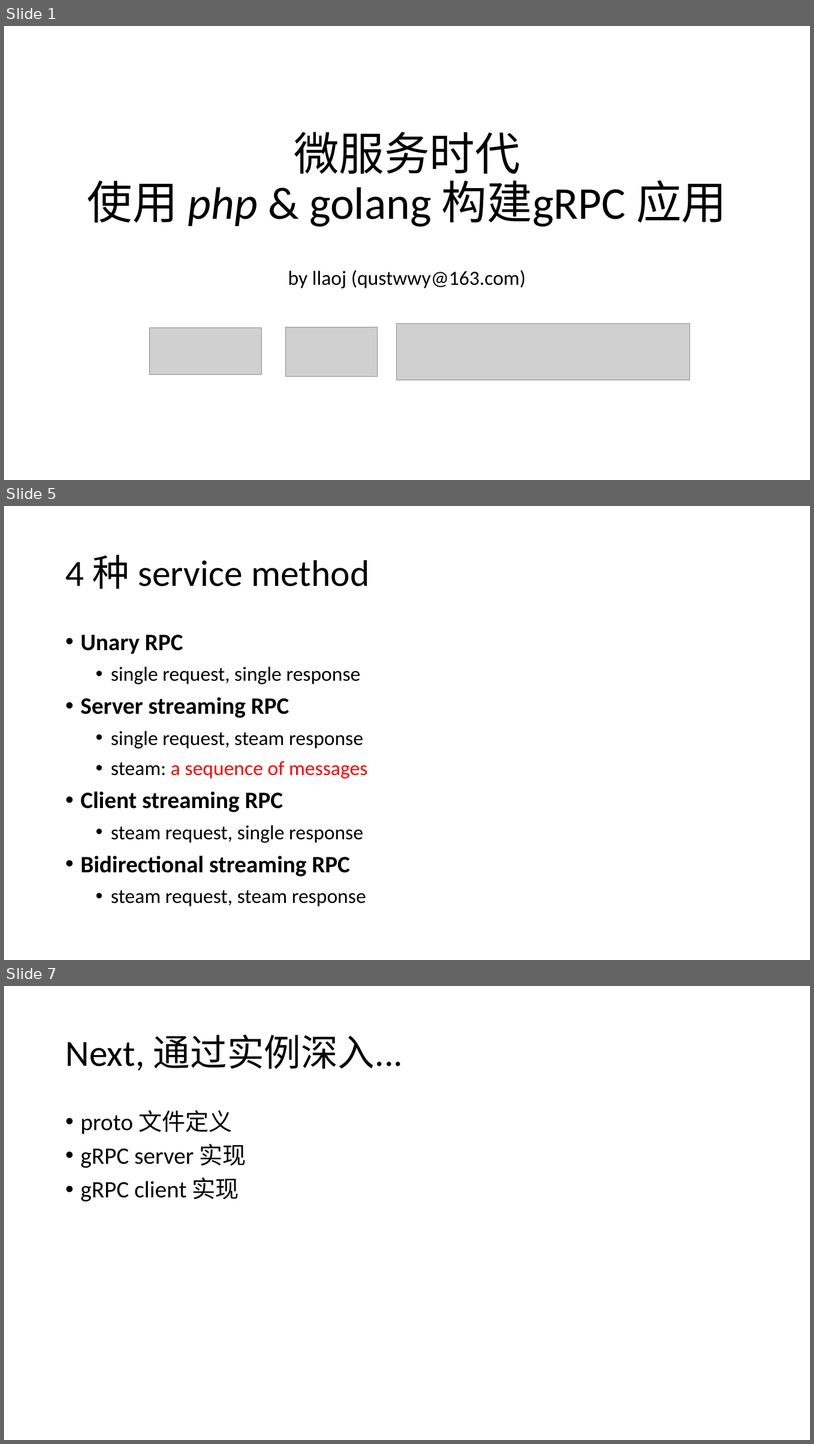
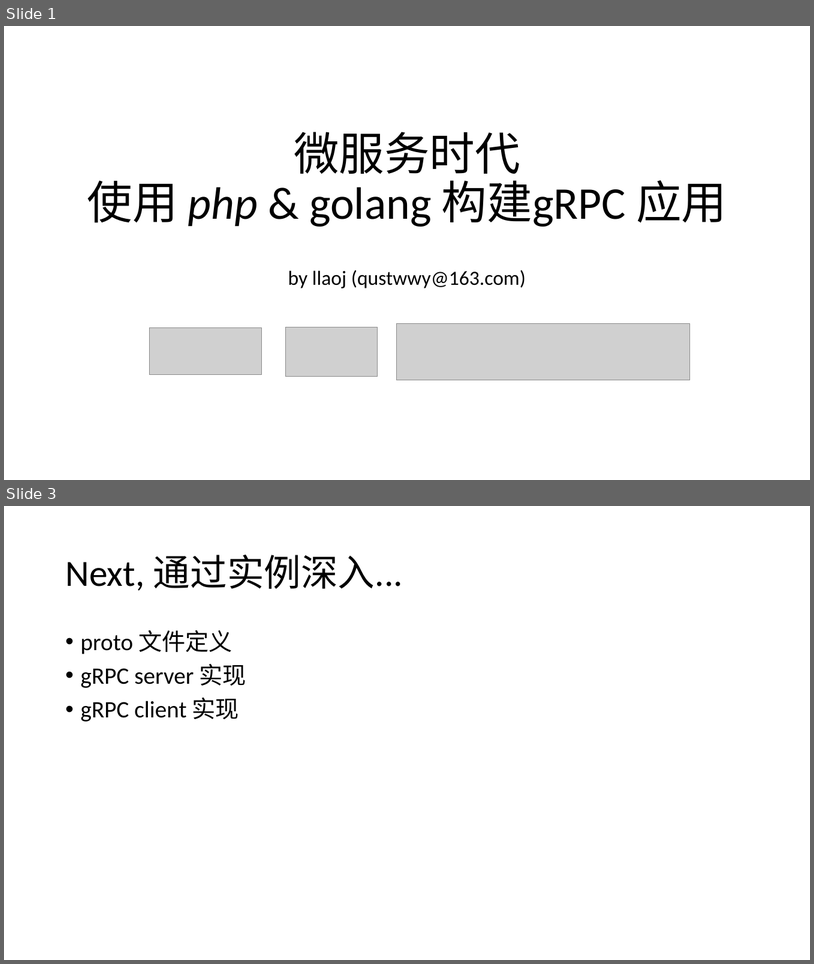
Before and after one commit to llaoj/my-share, a slide deck: grpc/index.pptx. Shown one above the other, each under a label of ours: slides 1, 5 and 7 before the commit, slides 1 and 3 after it; the slides between them are not shown. The pictures are 814x1444 and 814x964 pixels, drawn with LibreOffice and Linux fonts; fonts in the diff are those of the drawing; grey boxes stand for pictures. Boxes give left, top, right and bottom in pixels: in the first picture for what was removed or moved away, otherwise in the second. Text is boxed around its words. In the diff, an @@ line names an element or a change of style, - is before the commit and + after.

```diff
--- a/grpc/index.pptx
+++ b/grpc/index.pptx
@@ slide 5 removed at bbox=[4, 506, 810, 960], background #FFFFFF @@
@@ title removed at bbox=[65, 555, 369, 589] @@
-4 种 service method
@@ text removed at bbox=[81, 634, 368, 906] @@
-• Unary RPC
-  • single request, single response
-• Server streaming RPC
-  • single request, steam response
-  • steam: a sequence of messages
-• Client streaming RPC
-  • steam request, single response
-• Bidirectional streaming RPC
-  • steam request, steam response
@@ what was slide 7 is now slide 3 @@
```
Also in this commit, not shown: 6 slides changed, 4 other slides removed, 1 other file.
